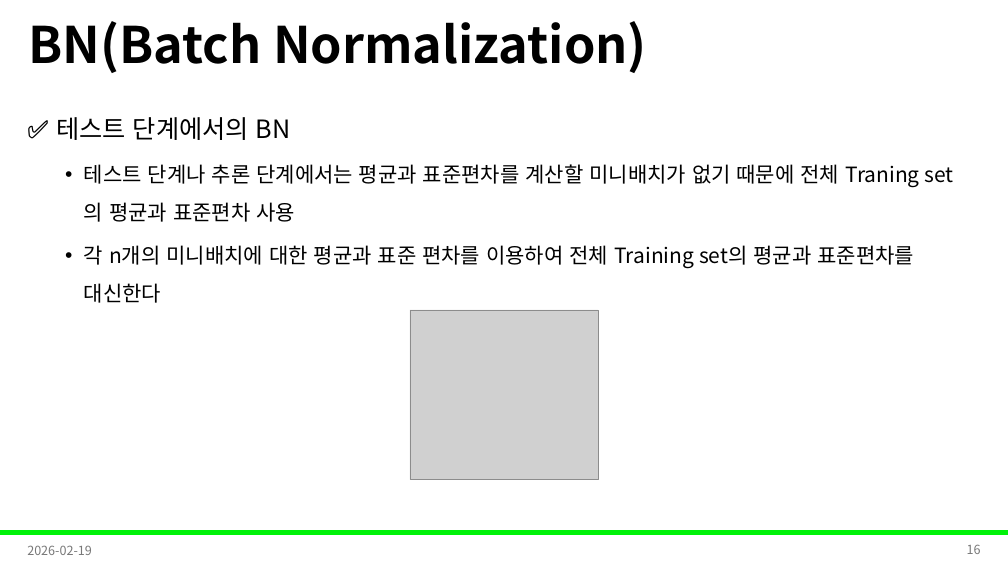
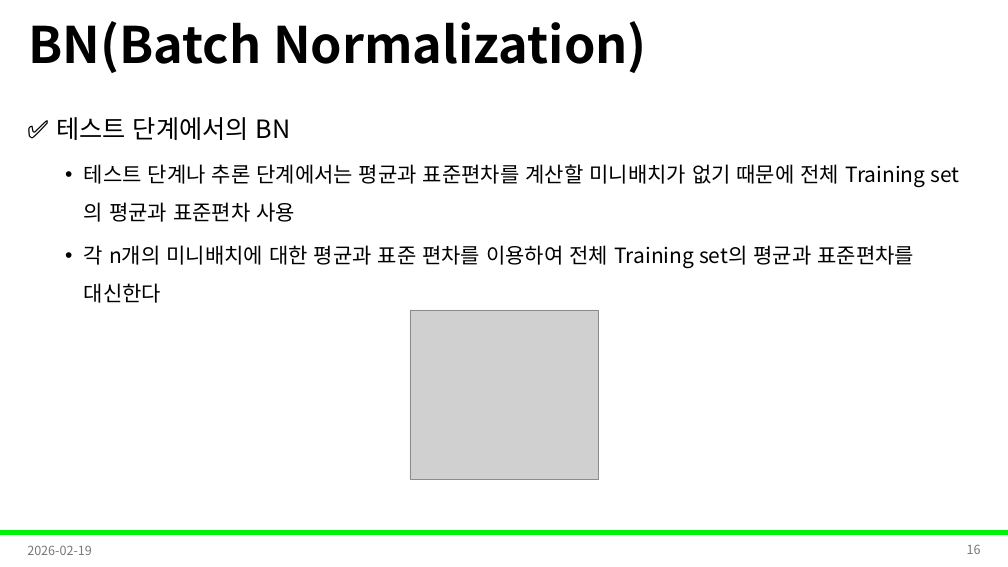
Before and after one commit to Leader-Lesson/KDT_RE_5th, a slide deck: slide 16 of material/5_AI/11_딥러닝 학습 안정화 전략.pptx. Drawn at 1008x567 pixels with LibreOffice and Linux fonts; fonts in the diff are those of the drawing; grey boxes stand for pictures; background and template pictures are left out. Boxes give left, top, right and bottom in pixels: in the first picture for what was removed or moved away, otherwise in the second. Text is boxed around its words. In the diff, an @@ line names an element or a change of style, - is before the commit and + after.

```diff
--- a/material/5_AI/11_딥러닝 학습 안정화 전략.pptx
+++ b/material/5_AI/11_딥러닝 학습 안정화 전략.pptx
@@ text at [84,164,926,222]: text changed @@
-  • 테스트 단계나 추론 단계에서는 평균과 표준편차를 계산할 미니배치가 없기 때문에 전체 Traning set의 평균과 표준편차 사용
+  • 테스트 단계나 추론 단계에서는 평균과 표준편차를 계산할 미니배치가 없기 때문에 전체 Training set의 평균과 표준편차 사용
```
Also in this commit, not shown: 9 other slides changed, 1 slide added, 5 slides removed, 8 other files.
